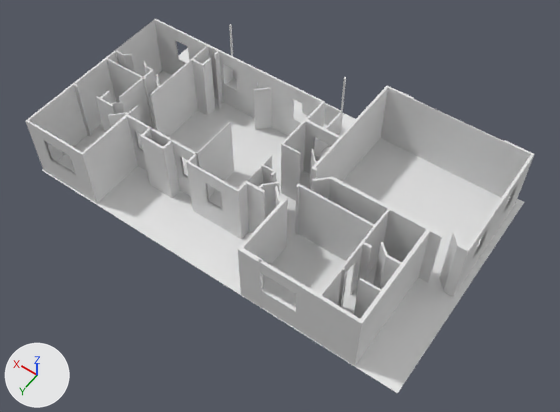
A saved change to the Blender file Extra/Lab2/mccolm.mistie.lab2.blend.
Camera for both pictures: a 50 mm camera at (-16.7, 23.3, 34.7) aimed at (-1.2, 1.6, 0.6). Arrows for +X, +Y and +Z are at lower left; the lights stay in place.

The older version as bpy lines, for what is in view:
```python
me_plane = bpy.data.meshes.new('Plane')
me_plane.from_pydata(...)  # 2291 vertices, 1949 faces, 8 loose edges; spans x -21.0..212.0, y -62.0..1.0, z 0.0..4.0
me_plane_001 = bpy.data.meshes.new('Plane.001')
me_plane_001.from_pydata([(-0.305, -0.305, 0.0), (0.305, -0.305, 0.0), (-0.305, 0.305, 0.0), (0.305, 0.305, 0.0)], [], [(0, 1, 3, 2)])
ob_floor = bpy.data.objects.new('Floor', me_plane_001)
ob_floor.location = (0.0, 0.0, 0.0)
ob_floor.scale = (39.5, 23.4, 1.0)
ob_house_walls = bpy.data.objects.new('House Walls', me_plane)
ob_house_walls.location = (-9.53, 6.93, 0.0)
ob_house_walls.scale = (0.102, 0.222, 1.0)
```
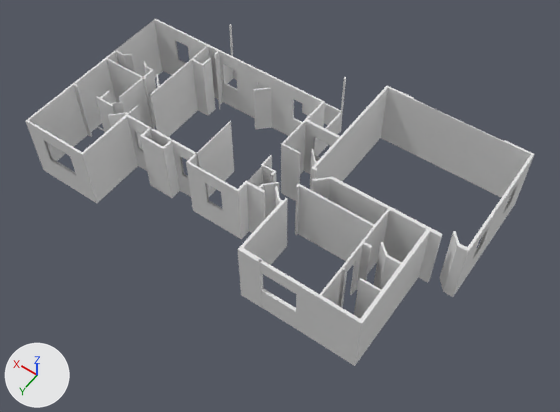
What the commit changed:
Object 'Floor' (ob_floor) is now hidden.

Location of each change, [x1, y1, x2, y2] in pixels of the pictures (560 x 412 px):
'Floor', hidden: before [42, 48, 524, 393]
